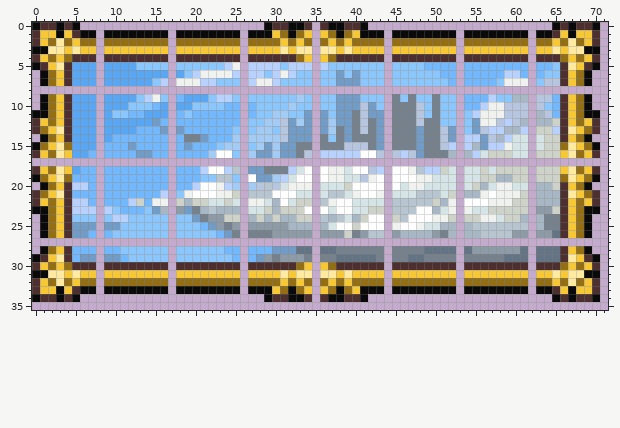
File history of a sprite sheet, Assets/Sprites/Tiles/Archives/GodsIris.png. The picture above is the old version.
The file is 144x72 pixels, drawn in blocks of 2x2; one block is one cell here. Colours within 5 levels of each other are drawn and written as one.
After the commit:
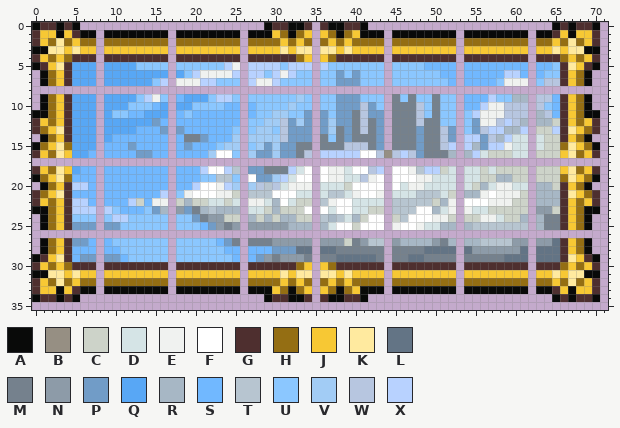
Palette (. is transparent): A #090a09  B #968f83  C #cdd3c9  D #d5e4e6  E #f0f2f0  F #ffffff  G #4e2f2f  H #946e13  J #f7c834  K #ffea9f  L #637485  M #75818d  N #8d9ba8  P #719cc7  Q #58a7f5  R #a7b7c5  S #71b8ff  T #b7c5d0  U #8bc7ff  V #a2ccf5  W #b7c6e0  X #b8d2ff
From old to new:
Changed rows in their new state; - is an unchanged pixel.
first column x 44:
16 B
first column x 1:
26 .......-........-........-........-........-........-........-.......
27 AHJGPPS-SUUUUUUU-UUUUUSPM-MMMNNNNN-NNNCMNTT-NRRRRNMR-RRTTTTNN-NNLGJHA
